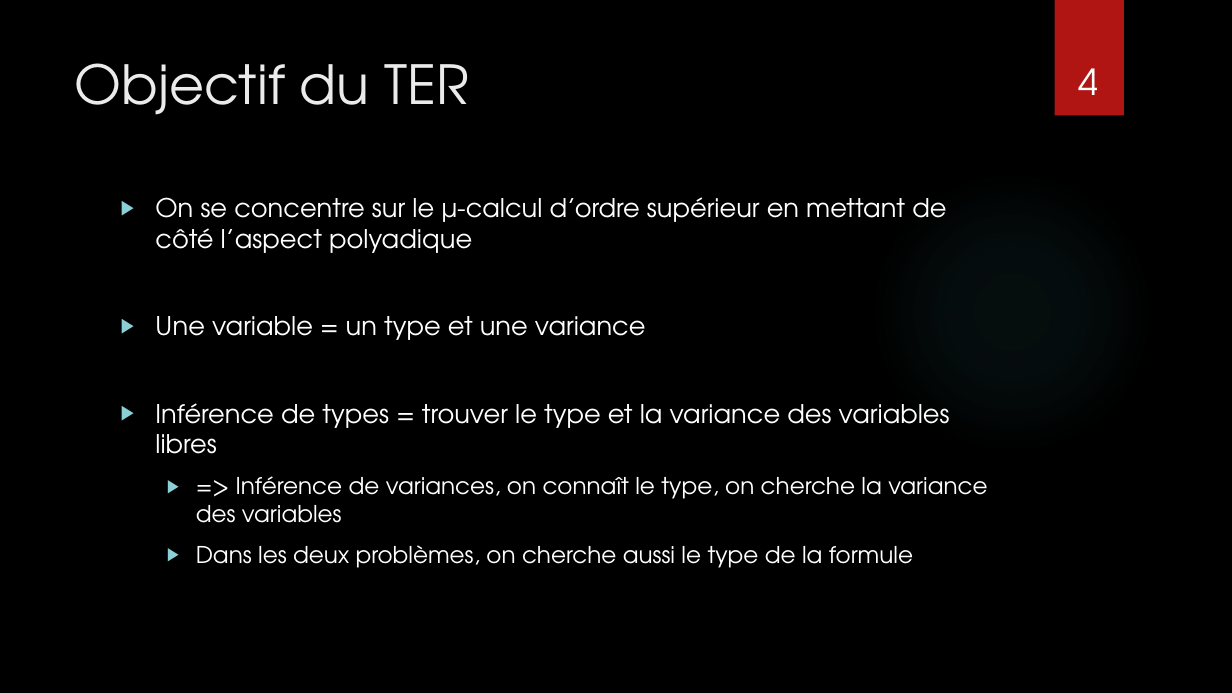
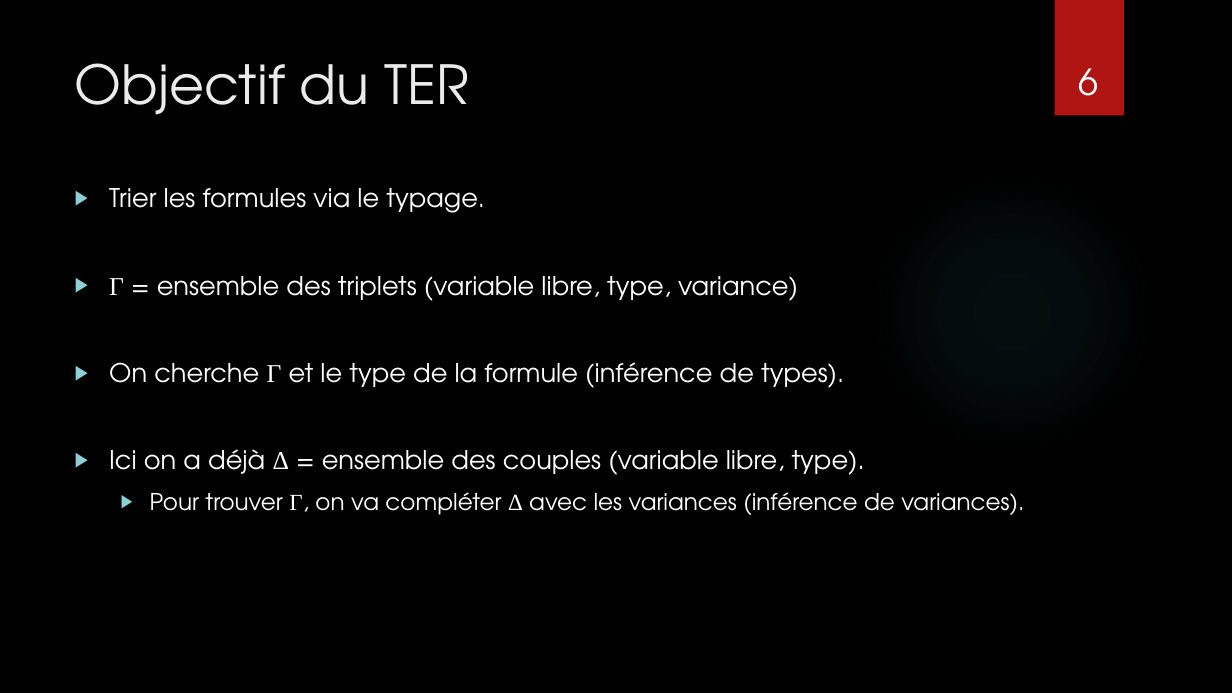
Before and after one commit to CamilleBonnin/TER-S3-Typing-the-higher-order-polyadic-mu-calculus, a slide deck: slide 6 of Presentation/TER_M2_presentation.pptx (slide 4 before the commit). Drawn at 1232x693 pixels with LibreOffice and Linux fonts; fonts in the diff are those of the drawing; background and template pictures are left out. Boxes give left, top, right and bottom in pixels: in the first picture for what was removed or moved away, otherwise in the second. Text is boxed around its words. In the diff, an @@ line names an element or a change of style, - is before the commit and + after.

```diff
--- a/Presentation/TER_M2_presentation.pptx
+++ b/Presentation/TER_M2_presentation.pptx
@@ page number at bbox=[1078, 68, 1098, 96]: text changed @@
-4
+6
@@ text at bbox=[109, 188, 1024, 515]: text changed @@
-▶ On se concentre sur le μ-calcul d’ordre supérieur en mettant de côté l’aspect polyadique
-▶ Une variable = un type et une variance
-▶ Inférence de types = trouver le type et la variance des variables libres
-  ▶ => Inférence de variances, on connaît le type, on cherche la variance des variables
-  ▶ Dans les deux problèmes, on cherche aussi le type de la formule
+▶ Trier les formules via le typage.
+▶ Γ = ensemble des triplets (variable libre, type, variance)
+▶ On cherche Γ et le type de la formule (inférence de types).
+▶ Ici on a déjà Δ = ensemble des couples (variable libre, type).
+  ▶ Pour trouver Γ, on va compléter Δ avec les variances (inférence de variances).
```
Also in this commit, not shown: 9 other slides changed, 9 slides added, 12 slides removed, 4 other files.
